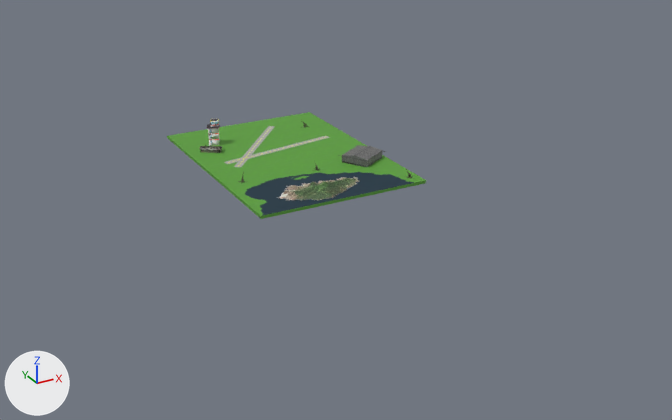
A saved change to the glTF model Assets/Models/Zones/Guadalcanal.glb.
Before and after are seen from a 50 mm camera at (-255.0, -530.0, 219.0) aimed at (19.0, -31.0, -30.0). The axes (+X, +Y, +Z) are drawn at lower left. The lights are the same throughout. Where no turn or scale is listed for an object, it has been applied to the vertices.

The first picture shows 'Ground', 'UaPouLP v2_Material #74_0'.
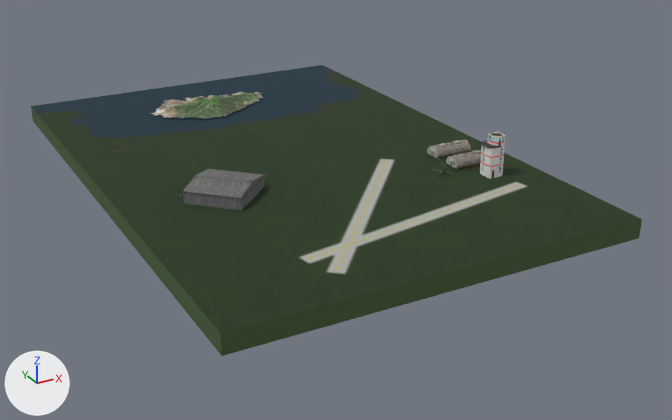
ob_asset_flak_001 is not drawn itself; it is the parent of ob_asset_flak_003.

Where the newer file only moved an object's origin or applied its transform, the numbers keep the older frame.

Where the change shows, as pixel boxes (x1, y1, x2, y2) in the pictures (672 x 420 px):
'Cube', added (green): after (31, 65, 642, 356)
'Ground', deleted (green): before (167, 112, 426, 219)
'UaPouLP v2_Material #74_0', moved, rescaled (36% wider, 12% taller): before (277, 177, 360, 201); after (150, 92, 263, 119)
'Object_2', added: after (179, 168, 267, 210)
'German.Control.Tower.1.700', added: after (480, 132, 505, 179)
'Cylinder001_Barrack Texture Map_0.002', added: after (427, 140, 471, 159)
'Cylinder001_Barrack Texture Map_0.001', added: after (446, 150, 481, 169)
'Asset Flak.003', moved, turned, rescaled: before (302, 121, 308, 127); after (432, 153, 453, 175)
'Asset Flak.005', moved, turned, rescaled: before (406, 169, 413, 179); after (248, 118, 258, 131)
'Asset Flak.004', now drawn: after (113, 139, 125, 153)
'Asset Flak.007', deleted: before (312, 161, 319, 171)

Edits to the bpy script that builds the scene:
```text
Change ob_asset_flak_003:
    ob_asset_flak_003.location: (10459.0, -0.0312, -569.6) -> (10459.0, 701628.0, 793256.0)
    ob_asset_flak_003.rotation_euler: (-1.571, 0.0, 1.571) -> (-1.571, 0.465, 1.571)  # degrees (-90, 0, 90) -> degrees (-90, 27, 90)
Change ob_uapoulp_v2_material__74_0:
    ob_uapoulp_v2_material__74_0.location: (-4.3, -61.2, 0.7) -> (0.0, 125.0, 3.1)
    ob_uapoulp_v2_material__74_0.scale: (0.25, 0.2, 0.4) -> (0.5, 0.3, 0.65)
Change ob_asset_flak_001:
    ob_asset_flak_001.location: (-45.2, -26.76, 0.523) -> (0.0, -0.0285, 3.0)
    ob_asset_flak_001.rotation_euler: (2.192, 1.571, 0.0) -> (1.571, 1.571, 0.0)  # degrees (126, 90, 0) -> degrees (90, 90, 0)
    ob_asset_flak_001.scale: (0.00005, 0.00005, 0.00005) -> (0.0001, 0.0001, 0.0001)
Change ob_asset_flak_004:
    ob_asset_flak_004.location: (50.3, -70.6, 0.5) -> (-97.1, 58.7, 0.0)
    ob_asset_flak_004.rotation_euler: (1.312, 1.571, 0.0) -> (0.0, 0.0, 0.703)  # degrees (75, 90, 0) -> degrees (0, 0, 40)
    ob_asset_flak_004.scale: (0.00005, 0.00005, 0.00005) -> (0.00015, 0.00015, 0.00015)
Change ob_asset_flak_005:
    remove ob_asset_flak_005.parent = ob_asset_flak_004
    ob_asset_flak_005.rotation_euler: (-1.571, 0.0, 1.571) -> (0.0, 0.0, 0.397)  # degrees (-90, 0, 90) -> degrees (0, 0, 23)
    ob_asset_flak_005.scale: (2.0, 2.0, 2.0) -> (0.00015, 0.00015, 0.00015)
Remove ob_asset_flak_007:
    ob_asset_flak_007 = bpy.data.objects.new('Asset Flak.007', me_asset_flak_004)
Remove ob_ground:
    ob_ground = bpy.data.objects.new('Ground', me_cube)
Add ob_cylinder001_barrack_texture_map_0_002:
    ob_cylinder001_barrack_texture_map_0_002 = bpy.data.objects.new('Cylinder001_Barrack Texture Map_0.002', me_cylinder001_barrack_texture_map_0_002)  # 378 vertices, 802 faces; spans x -14.9..14.0, y -6.3..6.3, z 0.7..7.7; in mat_barrack_texture_map_001 (picture img_image_0_002)
    ob_cylinder001_barrack_texture_map_0_002.location = (93.9, -51.3, 3.0)
Add ob_cylinder001_barrack_texture_map_0_001:
    ob_cylinder001_barrack_texture_map_0_001 = bpy.data.objects.new('Cylinder001_Barrack Texture Map_0.001', me_cylinder001_barrack_texture_map_0_001)  # 378 vertices, 802 faces; spans x -14.9..14.0, y -6.3..6.3, z 0.7..7.7; in mat_diffuse_001 (picture img_image_0_002)
    ob_cylinder001_barrack_texture_map_0_001.location = (93.9, -73.2, 3.0)
Add ob_cube:
    ob_cube = bpy.data.objects.new('Cube', me_cube_001)  # a box spanning x -128.0..128.0, y -192.0..192.0, z -9.0..3.0; in mat_strip_001 (picture img_textureguadalcanal_4k)
    ob_cube.location = (0.0, 0.0, 0.0)
Add ob_object_2:
    ob_object_2 = bpy.data.objects.new('Object_2', me_object_0)  # 469 vertices, 267 faces; spans x -29.5..30.1, y -29.4..30.2, z -3.7..10.8
    ob_object_2.location = (-65.3, -45.9, 3.0)
Add ob_german_control_tower_1_700:
    ob_german_control_tower_1_700 = bpy.data.objects.new('German.Control.Tower.1.700', me_german_control_tower_1_700)  # 893 vertices, 1884 faces; spans x -6.0..6.0, y -6.3..6.3, z 0.0..27.0; in mat_tower_002 (white #eae8e8), mat_wood (dark red #581006), mat_red (red #f31718), mat_glass (cyan #acf3ff), mat_roof (black #3a363c), mat_yellow (yellow #e7d817)
    ob_german_control_tower_1_700.location = (95.0, -96.0, 3.0)
```
